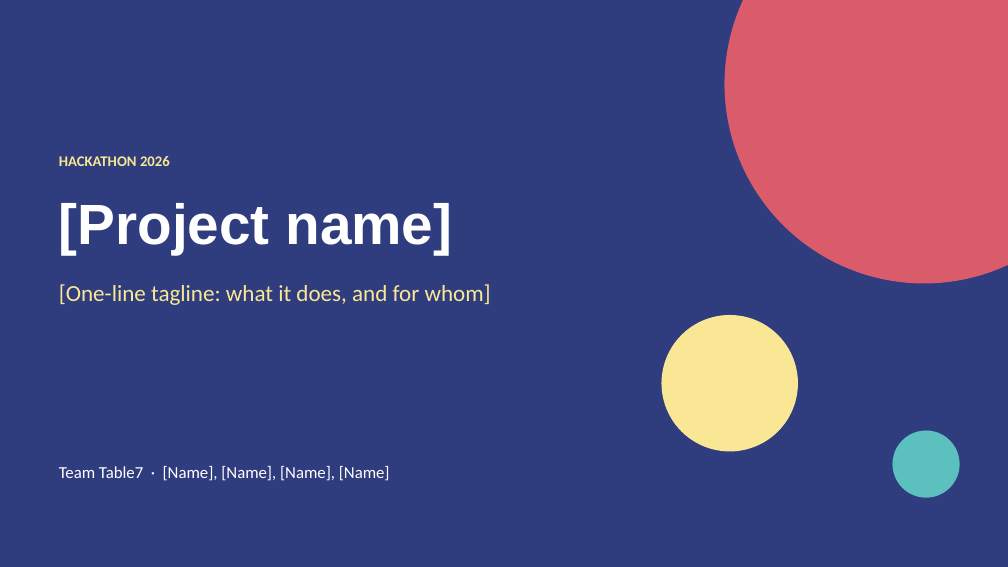
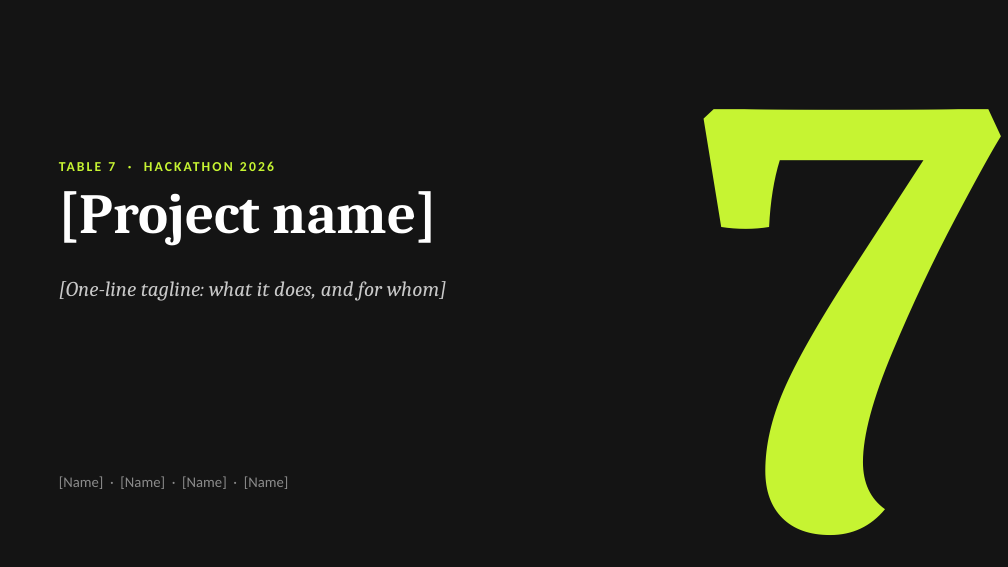
Before and after one commit to OP793/Table7, a slide deck: slide 1 of presentation/Table7-pitch-deck.pptx. Drawn at 1008x567 pixels with LibreOffice and Linux fonts; fonts in the diff are those of the drawing. Boxes give left, top, right and bottom in pixels: in the first picture for what was removed or moved away, otherwise in the second. Text is boxed around its words. In the diff, an @@ line names an element or a change of style, - is before the commit and + after.

```diff
--- a/presentation/Table7-pitch-deck.pptx
+++ b/presentation/Table7-pitch-deck.pptx
@@ background #2F3C7E to #141414 @@
@@ ellipse removed at box(724, 0, 1008, 284) @@
@@ text added at box(697, 109, 1008, 535), 600 pt, text #C6F432, bold @@
+7
@@ text at box(108, 162, 115, 171): text changed; size 14 to 13 pt; text colour #F9E795 to #C6F432 @@
-HACKATHON 2026
+TABLE 7 · HACKATHON 2026
@@ title "[Project name]" at box(59, 191, 437, 246): font Arial to Cambria; vertical alignment middle to top @@
@@ text "[One-line tagline: what it does, ..." at box(59, 281, 447, 301): size 22 to 20 pt, font Calibri to Cambria, text colour #F9E795 to #C8C8C8, italic on @@
@@ ellipse removed at box(662, 315, 799, 452) @@
@@ ellipse removed at box(893, 430, 960, 498) @@
@@ text at box(59, 476, 289, 489): text changed; size 16 to 14 pt; text colour #FFFFFF to #8C8C8C @@
-Team Table7 · [Name], [Name], [Name], [Name]
+[Name] · [Name] · [Name] · [Name]
```
Also in this commit, not shown: 4 other slides changed, 2 slides added, 2 slides removed.
